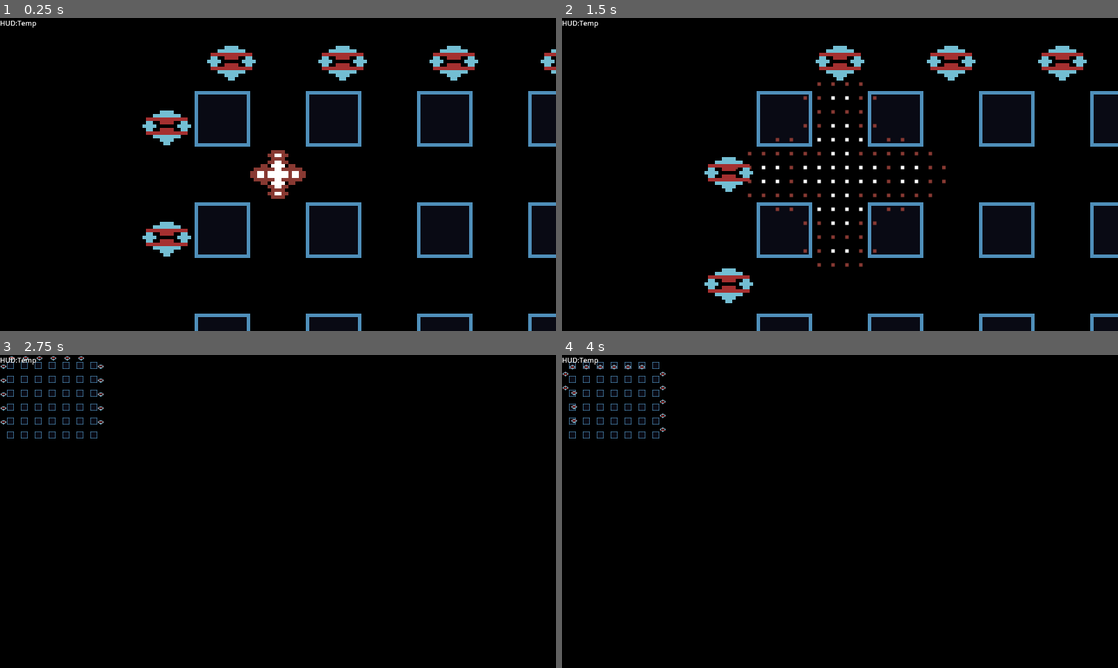
Above: before the commit, frames 1-4 (two rows, left to right).
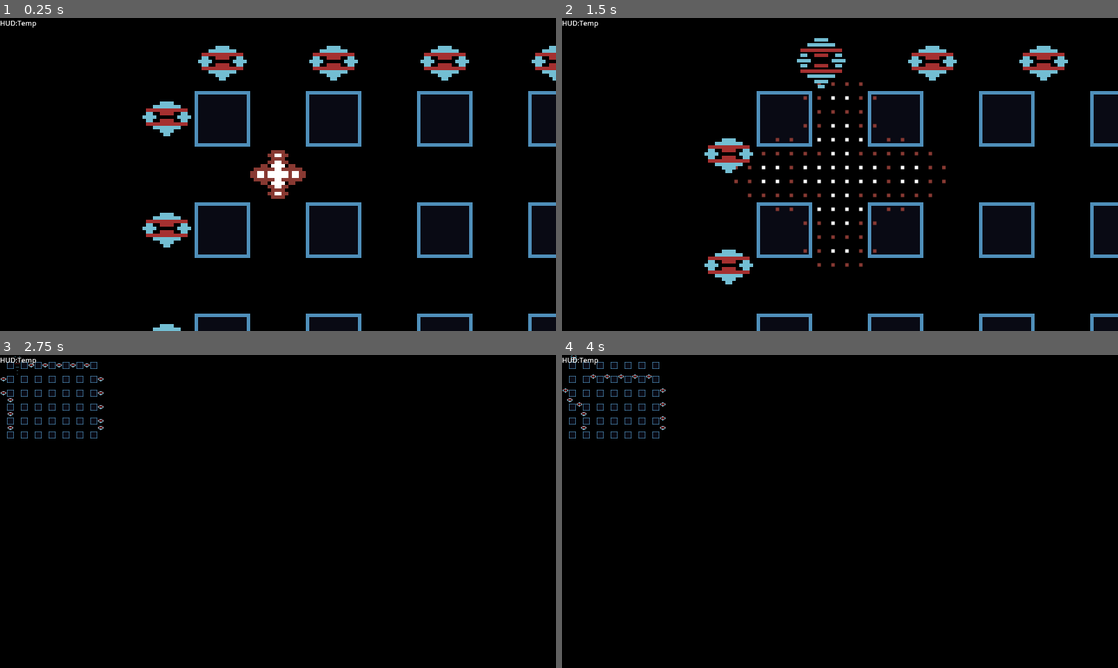
Above: after the commit, the same moments.

Repository: shoggoth/Crossfire
Game: Godot game, scene res://scene/world.tscn
Same seed, same stepped clock (60 frames per second), same inputs: the game is played once before the commit and once after it. The project has no main scene, so this scene is started directly.
Inputs:
- Up to frame 1 (0.25 s): no input
- Up to frame 2 (1.5 s): tap Enter (fire) at 0.5, 1.35 s; hold W (up) from 0.53 s (still down); tap Shift (bomb) at 0.6 s
- Up to frame 3 (2.75 s): release W (up) at 2.03 s; hold A (left) from 2.03 s (still down); tap Shift (bomb) at 2.1 s
- Up to frame 4 (4 s): tap Enter (fire) at 2.85 s; release A (left) at 3.53 s; hold S (down) from 3.53 s (still down); tap Shift (bomb) at 3.6 s

The runs differ from the first frame. In frame 1, 3.2% of the frame differs, in the area x 25-100%, y 8-100%; in frame 2, 4.0%, in the area x 25-95%, y 6-92%; in frame 3, 0.3%; in frame 4, 0.3%.

Commit message:
Stop hiding initially

Diff:
--- a/scene/enemy.gd
+++ b/scene/enemy.gd
@@ -11,8 +11,8 @@
 	$Sprite2D.frame = type
 	$StateMachine.set_meta("move_component", $MoveComponent)
 	var hp = 0.5 * (Vector2.RIGHT if spawn_pos.y == 0 else Vector2.DOWN)
-	$StateMachine/Hide.home_pos = hp
-	$StateMachine/Lurk.home_pos = -hp
+	$StateMachine/Lurk.home_pos = hp
+	$StateMachine/Hide.home_pos = -hp
 
 
 func _on_health_component_health_changed(health):
--- a/scene/enemy.tscn
+++ b/scene/enemy.tscn
@@ -37,6 +37,7 @@
 
 
 func enter_from(from: State, params: Dictionary) -> bool:
+	if !from: return true
 	var _mc = sm.get_meta(\"move_component\")
 	if _mc.moving: return false
 	var _enemy = sm.get_meta(\"parent_node\")
--- a/scene/world.gd
+++ b/scene/world.gd
@@ -8,12 +8,12 @@
 	$EnemySpawn.snapshot.player = $Player		# TODO: Handle player respawn
 
 
-func _on_player_destroyed(player: Player):
-	player.queue_free()
+func _on_player_destroyed(p: Player):
+	p.queue_free()
 
 
-func _on_enemy_destroyed(enemy):
-	enemy.queue_free()
+func _on_enemy_destroyed(e: Enemy):
+	e.queue_free()
 
 
 func _on_enemy_spawn_snapshot_changed(snapshot):
